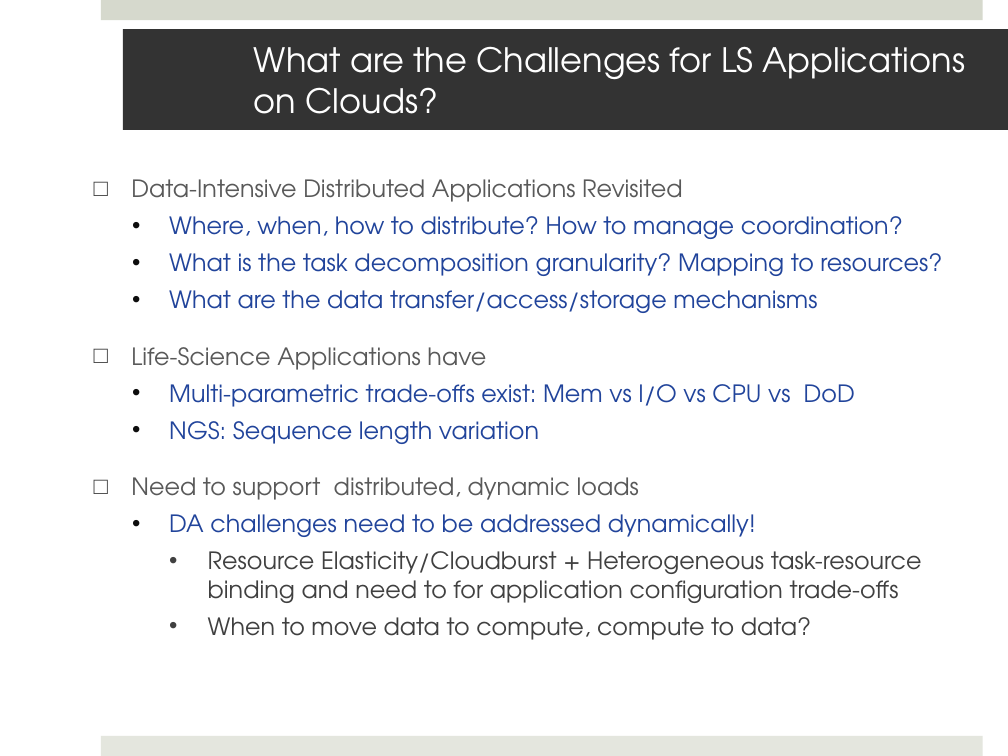
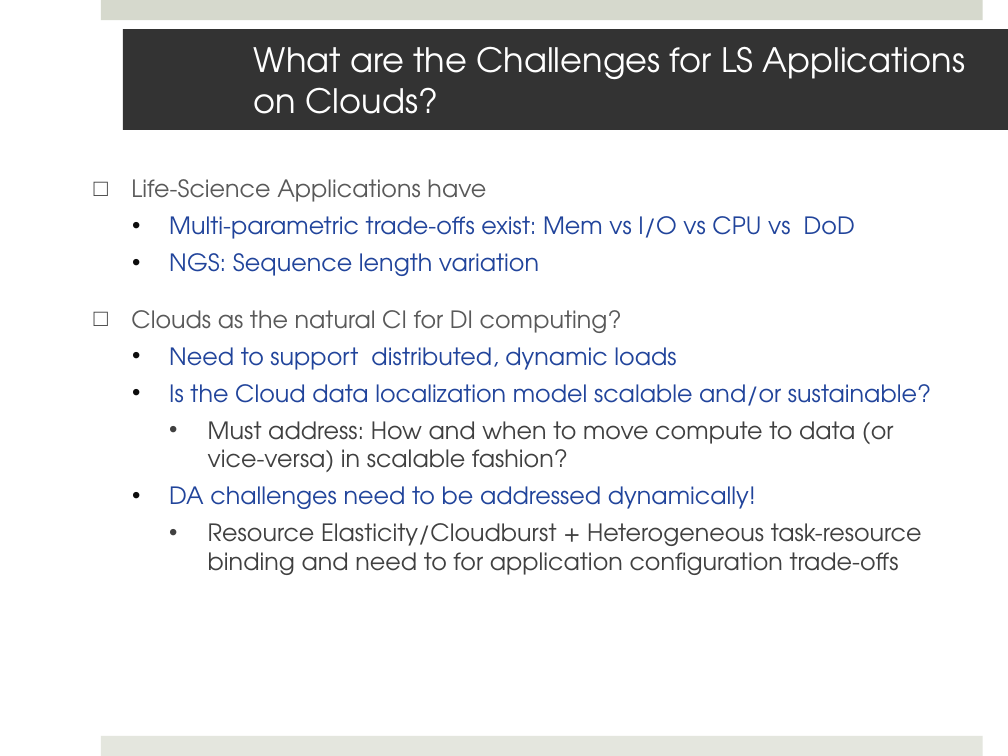
Before and after one commit to saga-project/saga-cpp-legacy-projects, a slide deck: slide 19 of saga-talks/ecmls11-dare.pptx (slide 18 before the commit). Drawn at 1008x756 pixels with LibreOffice and Linux fonts; fonts in the diff are those of the drawing; background and template pictures are left out. Boxes give left, top, right and bottom in pixels: in the first picture for what was removed or moved away, otherwise in the second. Text is boxed around its words. In the diff, an @@ line names an element or a change of style, - is before the commit and + after.

```diff
--- a/saga-talks/ecmls11-dare.pptx
+++ b/saga-talks/ecmls11-dare.pptx
@@ text at box(131, 179, 942, 313): paragraphs removed @@
-□ Data-Intensive Distributed Applications Revisited
-  • Where, when, how to distribute? How to manage coordination?
-  • What is the task decomposition granularity? Mapping to resources?
-  • What are the data transfer/access/storage mechanisms
@@ text at box(131, 310, 622, 333): paragraph added @@
+□ Clouds as the natural CI for DI computing?
@@ text at box(169, 347, 676, 370): text colour #595959 to #21449B in "Need to support distributed, dynamic loads"; bullet □ to •; list level 1 to 2 in "Need to support distributed, dynamic ..."; bullet colour #404040 to #0D0D0D @@
@@ text at box(169, 384, 931, 472): paragraphs added @@
+  • Is the Cloud data localization model scalable and/or sustainable?
+    • Must address: How and when to move compute to data (or vice-versa) in scalable fashion?
@@ text at box(208, 617, 811, 640): paragraph removed @@
-    • When to move data to compute, compute to data?
```
Also in this commit, not shown: 11 other slides changed, 2 slides added, 5 slides removed.
